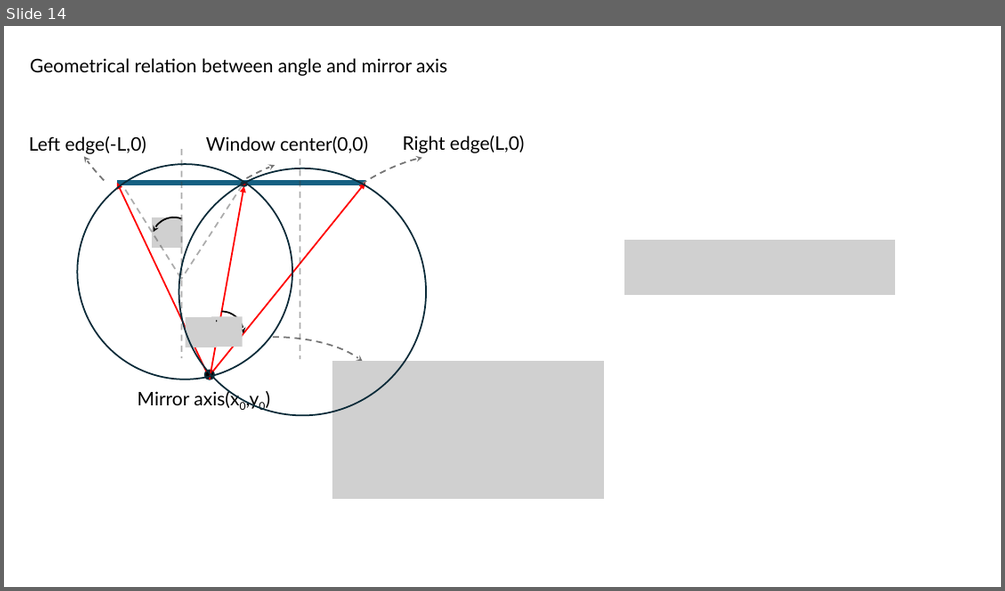
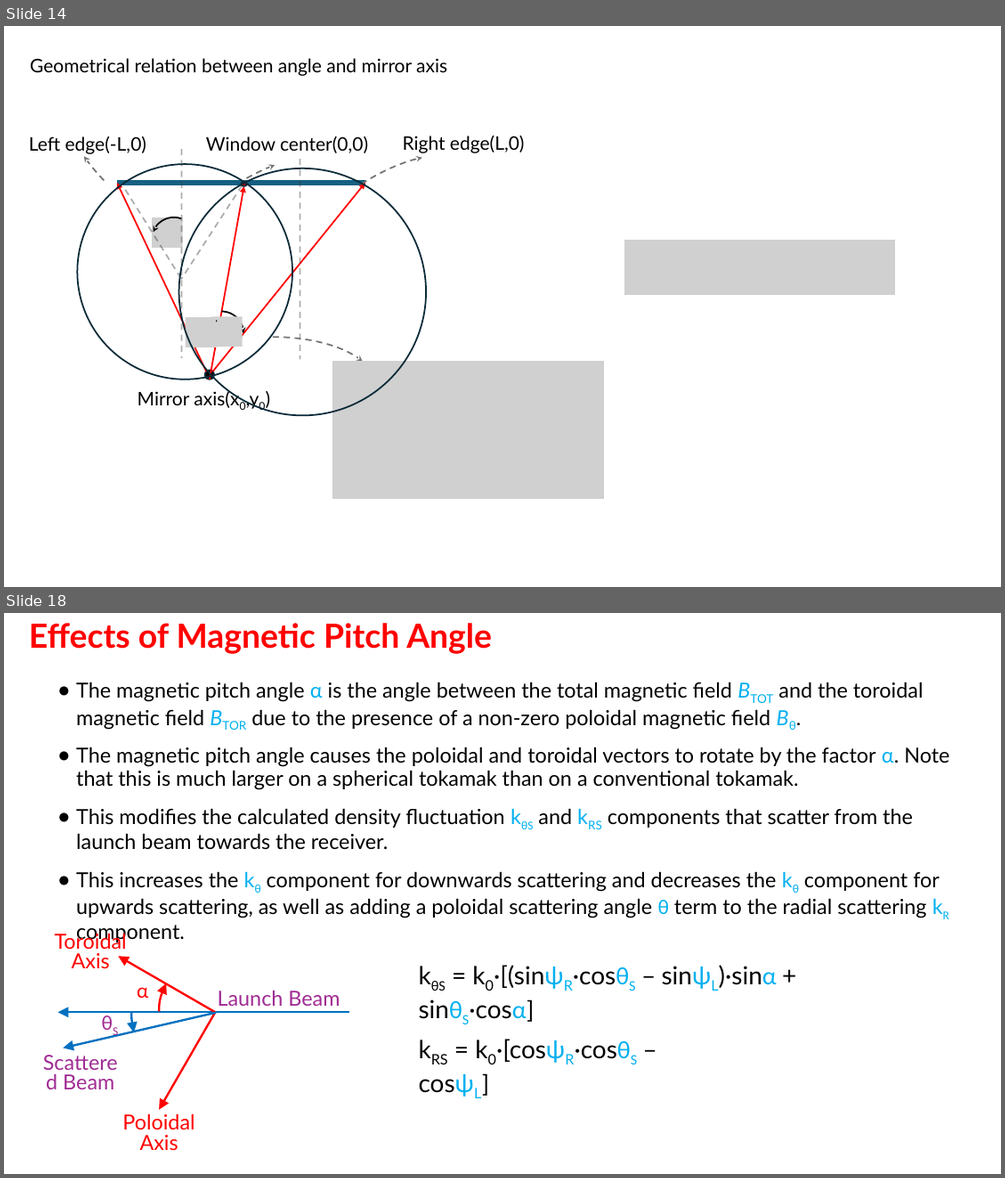
Before and after one commit to USTC-star/computer_share, a slide deck: NSTX-U High-k Scattering receiver optical calculation and calibration.pptx. Shown one above the other, each under a label of ours: slide 14 before the commit, slides 14 and 18 after it; the slides between them are not shown. The pictures are 1005x591 and 1005x1178 pixels, drawn with LibreOffice and Linux fonts; fonts in the diff are those of the drawing; grey boxes stand for pictures. Boxes give left, top, right and bottom in pixels: in the first picture for what was removed or moved away, otherwise in the second. Text is boxed around its words. In the diff, an @@ line names an element or a change of style, - is before the commit and + after.

```diff
--- a/NSTX-U High-k Scattering receiver optical calculation and calibration.pptx
+++ b/NSTX-U High-k Scattering receiver optical calculation and calibration.pptx
@@ slide 18 added at [4,613,1001,1174], background #FFFFFF @@
@@ text added at [29,623,492,654], 32 pt, text #FF0000, bold @@
+Effects of Magnetic Pitch Angle
@@ text added at [76,682,949,918], 20 pt, text #000000 @@
+● The magnetic pitch angle α is the angle between the total magnetic field BTOT and the toroidal magnetic field BTOR due to the presence of a non-zero poloidal magnetic field Bθ.
+● The magnetic pitch angle causes the poloidal and toroidal vectors to rotate by the factor α. Note that this is much larger on a spherical tokamak than on a conventional tokamak.
+● This modifies the calculated density fluctuation kθS and kRS components that scatter from the launch beam towards the receiver.
+● This increases the kθ component for downwards scattering and decreases the kθ component for upwards scattering, as well as adding a poloidal scattering angle θ term to the radial scattering kR component.
@@ text added at [55,930,127,969], 20 pt, text #FF0000 @@
+Toroidal Axis
@@ arc (boxed as its full ellipse) added at [132,931,297,1095], outline #0070C0 2 pt @@
@@ arrow added from (216, 1013) to (119, 957), #FF0000 2 pt @@
@@ arc (boxed as its full ellipse) added at [159,955,268,1068], outline #FF0000 2 pt @@
@@ text added at [431,981,445,990], 20 pt, text #A02B93 @@
+θS
@@ text added at [469,965,777,1022], 24 pt, text #000000 @@
+kθS = k0·[(sinψR·cosθS – sinψL)·sinα + sinθS·cosα]
@@ arrow added from (349, 1013) to (57, 1013), #0070C0 2 pt @@
@@ arrow added from (217, 1013) to (63, 1047), #0070C0 2 pt @@
@@ text added at [137,987,148,997], 20 pt, text #FF0000 @@
+α
@@ arrow added from (215, 1013) to (159, 1110), #FF0000 2 pt @@
@@ text added at [218,990,340,1005], 20 pt, text #A02B93 @@
+Launch Beam
@@ text added at [411,1030,723,1068], 24 pt, text #000000 @@
+kRS = k0·[cosψR·cosθS – cosψL]
@@ text added at [63,1074,114,1089], 20 pt, text #A02B93 @@
+Scattered Beam
@@ text added at [122,1113,194,1151], 20 pt, text #FF0000 @@
+Poloidal Axis
```
Also in this commit, not shown: 9 other slides added, 4 other files.
